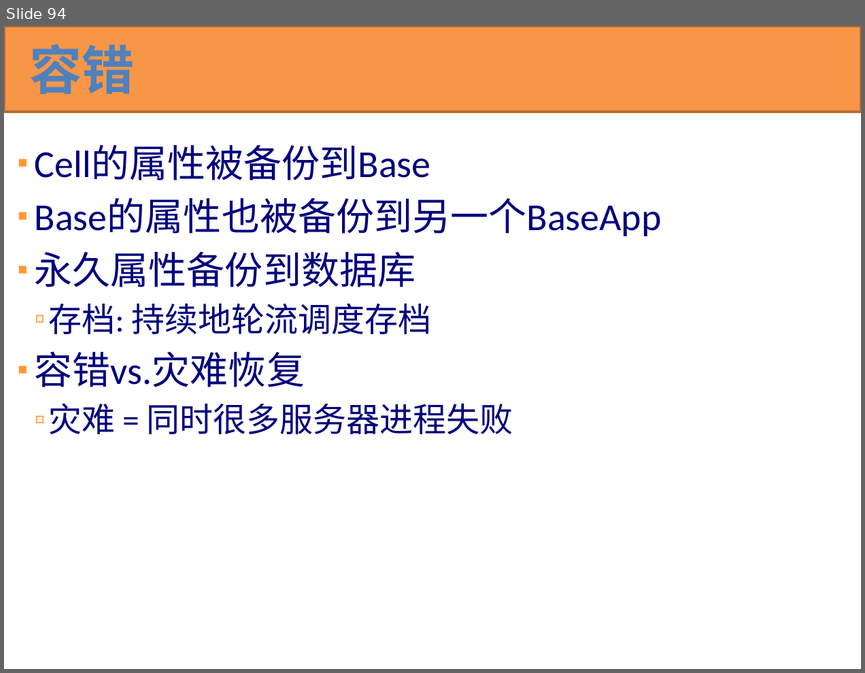
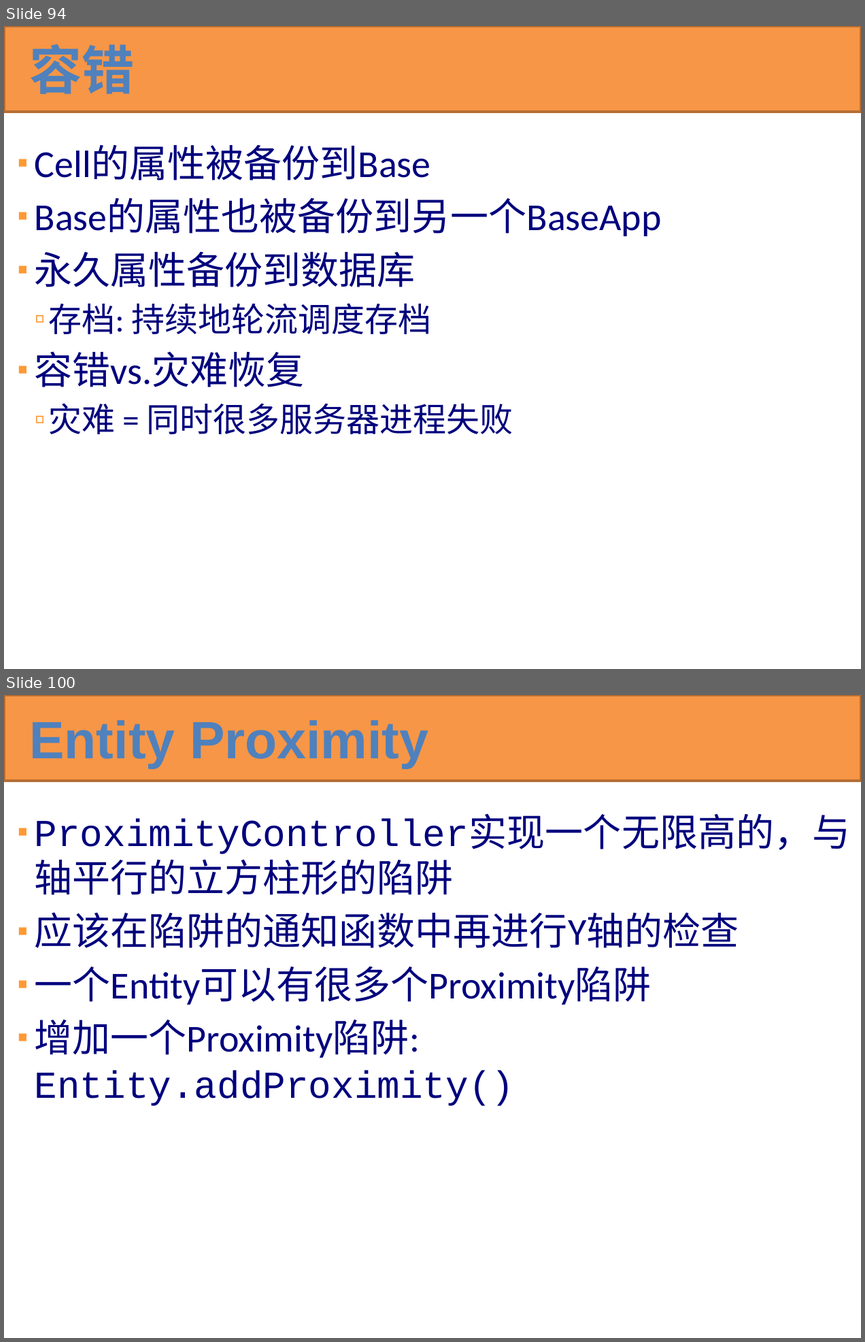
Before and after one commit to kbengine/kbengine_docs, a slide deck: KBEngine技术预览.pptx. Shown one above the other, each under a label of ours: slide 94 before the commit, slides 94 and 100 after it; the slides between them are not shown. The pictures are 865x673 and 865x1342 pixels, drawn with LibreOffice and Linux fonts; fonts in the diff are those of the drawing. Boxes give left, top, right and bottom in pixels: in the first picture for what was removed or moved away, otherwise in the second. Text is boxed around its words. In the diff, an @@ line names an element or a change of style, - is before the commit and + after.

```diff
--- a/KBEngine技术预览.pptx
+++ b/KBEngine技术预览.pptx
@@ slide 100 added at <box>4,695,861,1338</box>, background #FFFFFF @@
@@ rectangle added at <box>4,695,861,781</box>, fill #F79646, outline #B76F34 2 pt @@
@@ title added at <box>29,720,429,768</box>, 44.1 pt, text #4F81BD, bold @@
+Entity Proximity
@@ text added at <box>35,819,850,1106</box>, 32 pt, text #00007D @@
+▪ ProximityController实现一个无限高的，与轴平行的立方柱形的陷阱
+▪ 应该在陷阱的通知函数中再进行Y轴的检查
+▪ 一个Entity可以有很多个Proximity陷阱
+▪ 增加一个Proximity陷阱:
+  Entity.addProximity()
```
Also in this commit, not shown: 13 other slides added.
